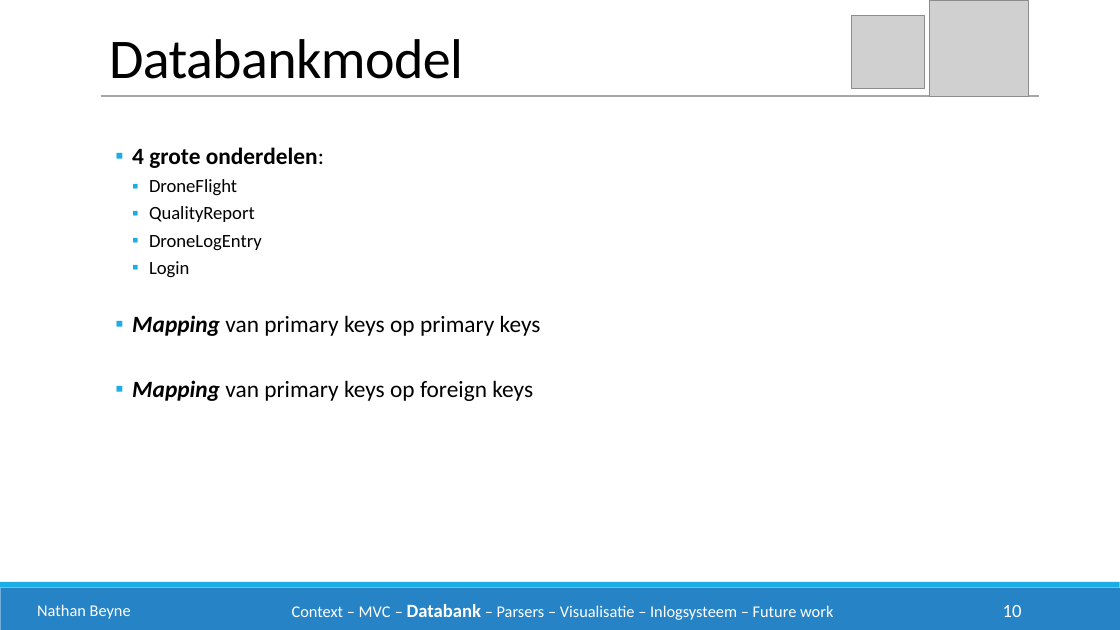
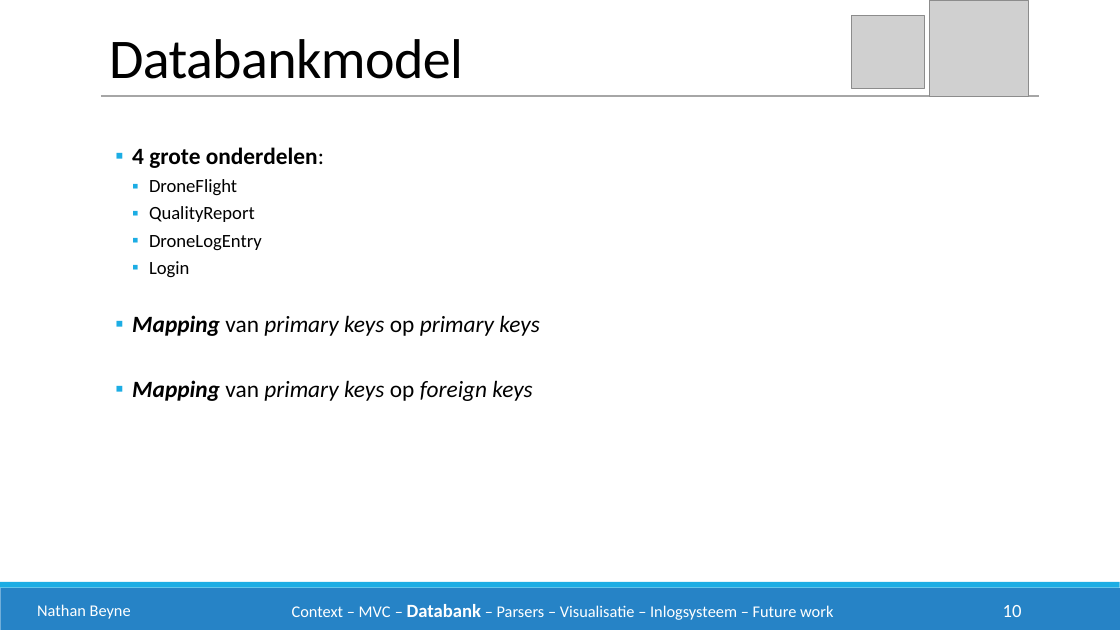
Before and after one commit to philipkukoba/Bachelors-Dissertation-DroneWebApp, a slide deck: slide 10 of documenten/eindpresentatie/drone1.pptx. Drawn at 1120x630 pixels with LibreOffice and Linux fonts; fonts in the diff are those of the drawing; grey boxes stand for pictures. Boxes give left, top, right and bottom in pixels: in the first picture for what was removed or moved away, otherwise in the second. Text is boxed around its words. In the diff, an @@ line names an element or a change of style, - is before the commit and + after.

```diff
--- a/documenten/eindpresentatie/drone1.pptx
+++ b/documenten/eindpresentatie/drone1.pptx
@@ text at [132,315,539,401]: italic on in "primary keys primary keys", "primary keys foreign keys" @@
```
Also in this commit, not shown: 7 other slides changed.
